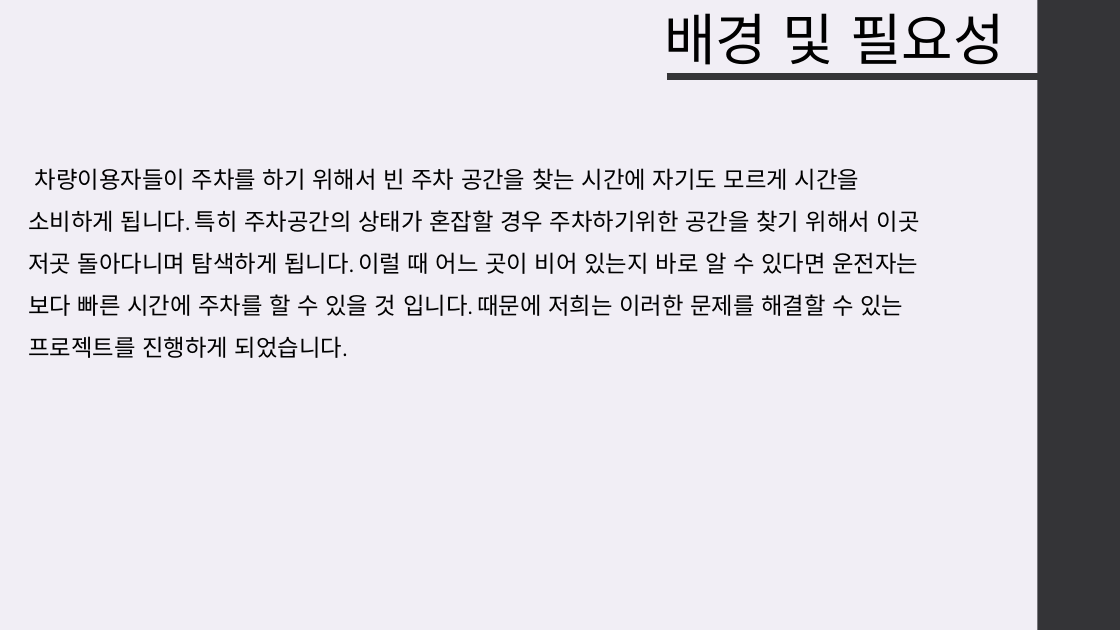
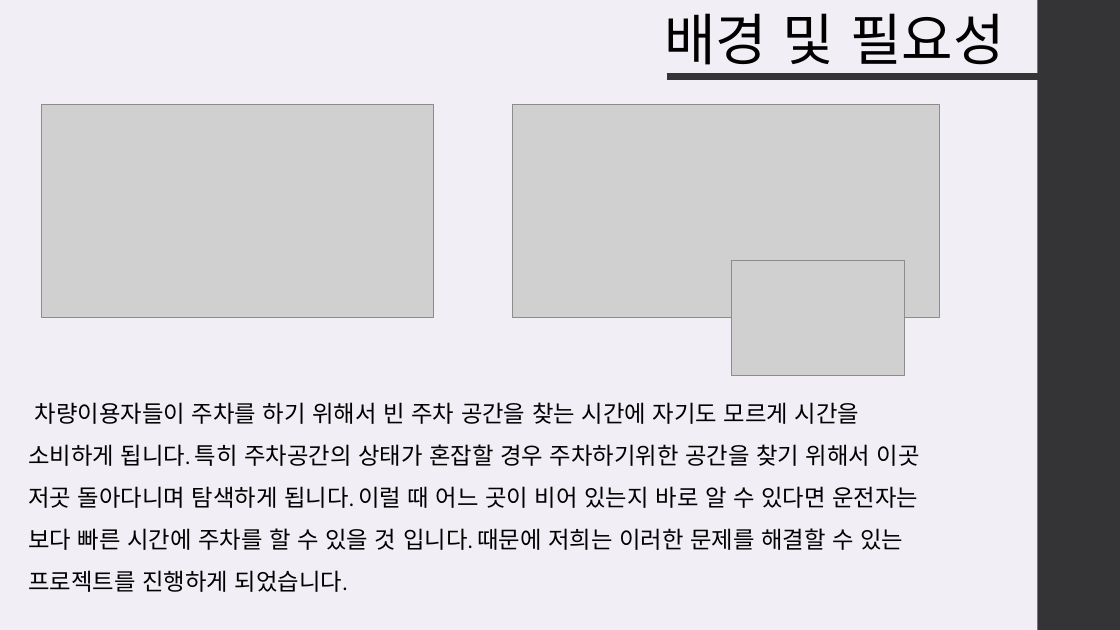
Before and after one commit to NetLSS/Smart-hs-parking-lot-Project, a slide deck: slide 2 of 졸프 초안.pptx. Drawn at 1120x630 pixels with LibreOffice and Linux fonts; fonts in the diff are those of the drawing; grey boxes stand for pictures. Boxes give left, top, right and bottom in pixels: in the first picture for what was removed or moved away, otherwise in the second. Text is boxed around its words. In the diff, an @@ line names an element or a change of style, - is before the commit and + after.

```diff
--- a/졸프 초안.pptx
+++ b/졸프 초안.pptx
@@ picture added at (41, 104, 433, 318) @@
@@ picture added at (513, 104, 940, 318) @@
@@ picture added at (732, 260, 904, 376) @@
@@ text "차량이용자들이 주차를 하기 위해서 빈 ...": place and size @@
-text "차량이용자들이 주차를 하기 위해서 빈 ..." at (28, 168, 920, 358)
+text "차량이용자들이 주차를 하기 위해서 빈 ..." at (28, 402, 920, 592)
```
